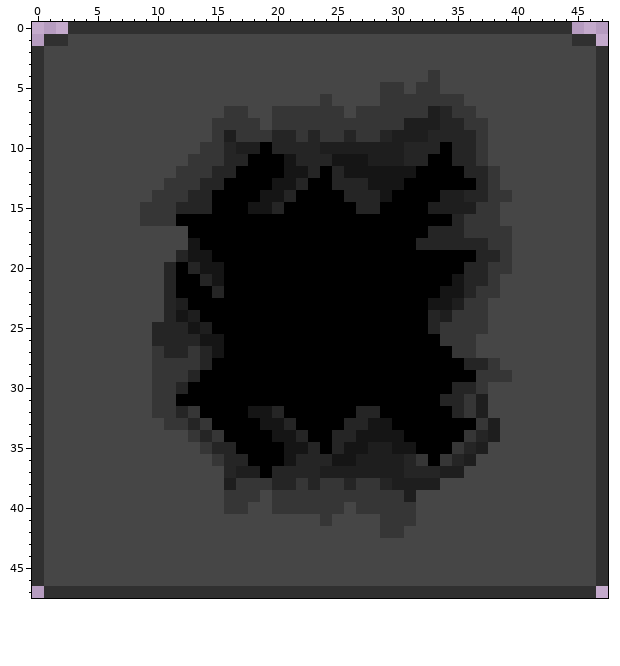
Two versions of one pixel-art file, images/tiles/rock.aseprite. Above: the version before the commit.
48x48 pixels, 1 frame.
Once edited:
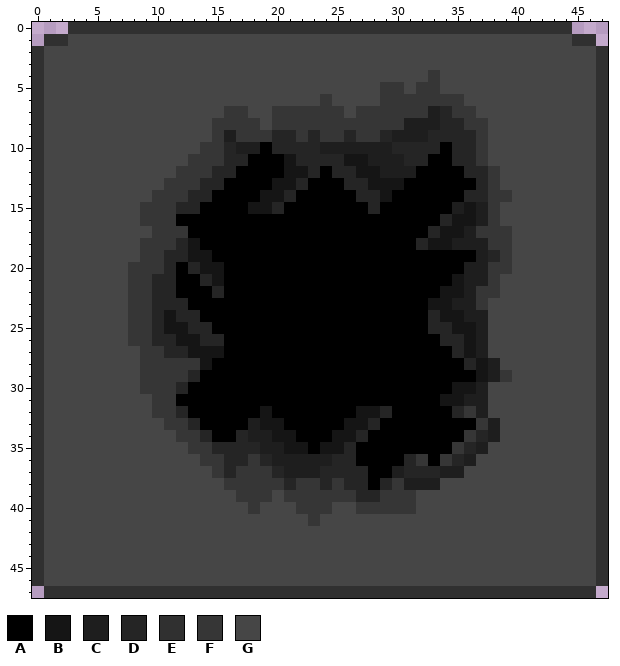
Palette (. is transparent): A #000000  B #151515  C #1e1e1e  D #252525  E #303030  F #363636  G #464646
Changes in this commit:
y 10: x 30 C -> D
y 11: x 25 B -> D
y 12: x 26 B -> D; x 29..31 BBB -> CCC
y 13: x 25 D -> A
y 14: x 26 D -> A; x 34..35 CC -> AA
y 15: x 14 D -> A; x 27 D -> A; x 33..34 CC -> AA; x 36..37 CF -> BC
y 16: x 34..37 ADFF -> DBBC
y 17: x 10..12 GGG -> FFF; x 34..36 DDF -> BBC
y 18: x 9..12 GGGG -> FFFD; x 33..37 DDDDD -> BBCCC
y 19: x 9..11 GGG -> FFD; x 37 D -> C
y 20: x 8..10 GGG -> FFF; x 36..37 DD -> CC
y 21: x 8..10 GGG -> FFD; x 36..37 DD -> CC
y 22: x 8..10 GGG -> FFD; x 36 D -> C
y 23: x 8..10 GGG -> FFD; x 12 C -> D; x 36 F -> C
y 24: x 8..13 GGGDBC -> FFDBDD; x 34..37 CFFF -> BBCC
y 25: x 8..9 GG -> FF; x 11..14 DDBC -> BBDD; x 34..37 FFFF -> DBBC
y 26: x 8..9 GG -> FF; x 12..15 DDBB -> BBDD; x 34..37 FFFG -> DDBC
y 27: x 9 G -> F; x 13..14 FD -> BB; x 35..37 FFG -> DBC
y 28: x 9 G -> F; x 14 D -> B; x 37..38 DF -> BC
y 29: x 9 G -> F; x 37..38 FF -> BC
y 30: x 9 G -> F; x 35..37 DDF -> BBC
y 31: x 34..36 DDF -> BBC
y 32: x 13 F -> A; x 18 B -> A; x 20 D -> A; x 27..29 DDA -> BBD
y 33: x 14 F -> A; x 18 A -> C; x 21 D -> A; x 26..29 DDBB -> BBDA
y 34: x 12 G -> F; x 15 F -> A; x 17..19 AAA -> DCC; x 22 D -> A; x 25..30 DDBBBB -> BBDAAA
y 35: x 13 G -> F; x 17..20 AAAA -> DDCC; x 23..31 DADBBCCBB -> ABBDAAAAA
y 36: x 14 G -> F; x 18..30 AAABDDDBBCCCC -> FDCCCCCDDAAAA
y 37: x 15 G -> F; x 17..19 CCA -> FFF; x 21..29 DDDCCCCCC -> CCCDDDDAA
y 38: x 16 C -> F; x 20 D -> F; x 23..24 DF -> FD; x 27..28 FF -> DA; x 30 C -> F
y 39: x 16 F -> G; x 19..20 GF -> FG; x 27..28 FF -> DD; x 31 C -> F
y 40: x 16..18 FFG -> GGF; x 20..21 FF -> GG; x 25 F -> G
y 41: x 23..24 GF -> FG; x 29..31 FFF -> GGG
y 42: x 29..30 FF -> GG
Pixel boxes of the changes (left, top, right, bottom) in both pictures:
changed: (128, 142, 500, 538)
